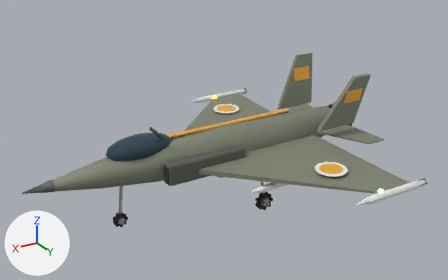
The glTF model assets/models/fighter_orange.glb: old version first, new version second.
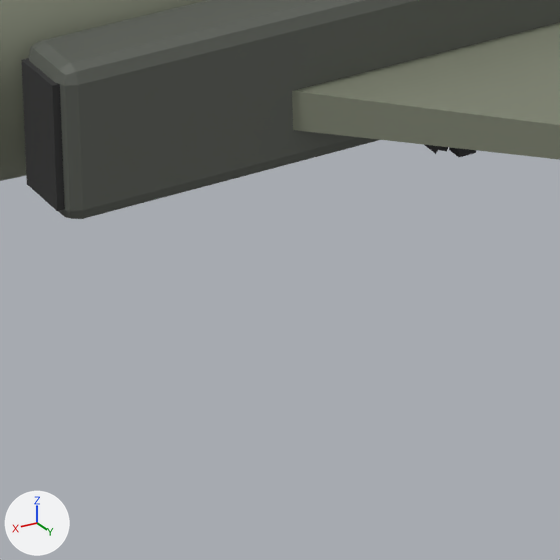
There are two pictures of each version: one whole from a 50 mm lens placed at (3.92, 7.02, 4.43), pointed at (-0.23, 0.11, 0.98), one close up on the part from 36% to 52% of the width and 56% to 82% of the height. Arrows for +X, +Y and +Z are at lower left; the lights stay in place. The first two pictures are the older version. Where no turn or scale is listed for an object, it has been applied to the vertices. Vertices at exactly the same position are counted once.

In view in the first close-up: 'Body'.
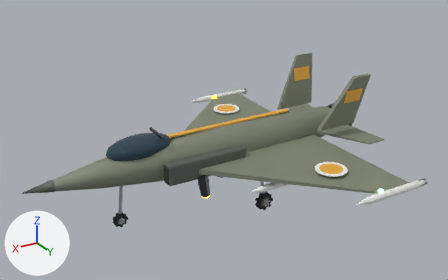
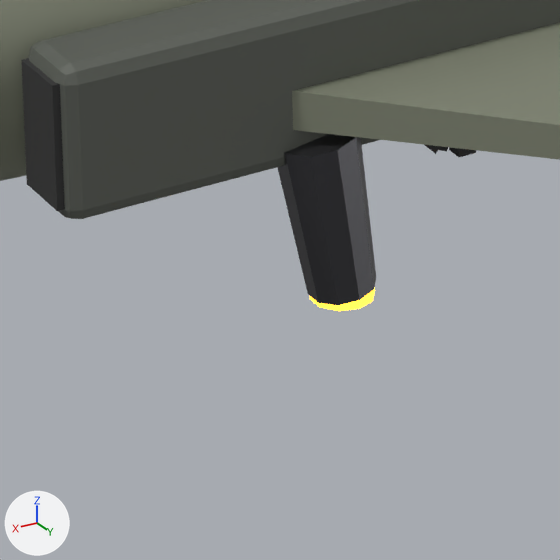
Edits to the bpy script that builds the scene:
```text
Change me_body:
    used by ob_body; location = (0.0, 0.0, 0.0)
    remove me_body.from_pydata(...)  # 2076 vertices, 3578 faces; spans x -2.53..2.6, y -2.2..2.2, z 0.0..1.77
    add me_body.from_pydata(...)  # 1162 vertices, 2138 faces; spans x -2.53..2.6, y -2.2..2.2, z 0.36..1.77
    me_body part 1: a new loose piece, a 10-sided cylinder along z spanning x 0.193..0.307, y 0.36..0.48, z 0.36..0.38, in mat_warninglight (orange #ffb33f, glowing orange #ffaa27)
    me_body part 2: a new loose piece of 20 vertices spanning x 0.19..0.38, y 0.34..0.5, z 0.37..0.71, in mat_gunmetal (dark grey #59595d)
    other edits to the shape of me_body do not show in these pictures
    remove me_body.materials.append(mat_steel)  # light grey #bfc0c4
```

Location of each change, (x1, y1, x2, y2) in pixels of the close-ups (560 x 560 px):
'Body', reshaped
    before: (0, 0, 560, 219)
    after: (0, 0, 560, 311)
part 1 of me_body, added
    after: (310, 287, 375, 311)
part 2 of me_body, added
    after: (277, 134, 376, 305)
